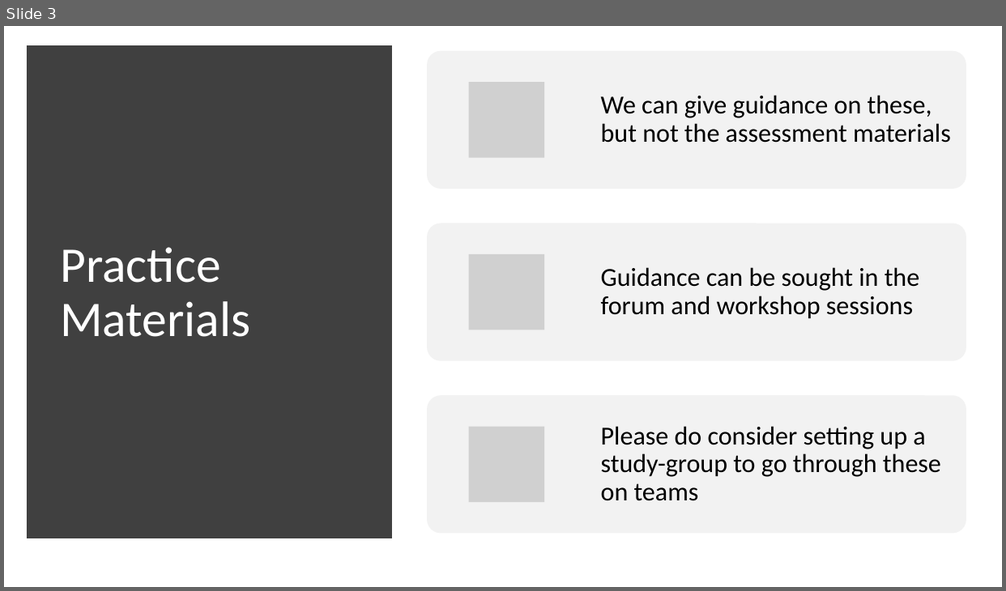
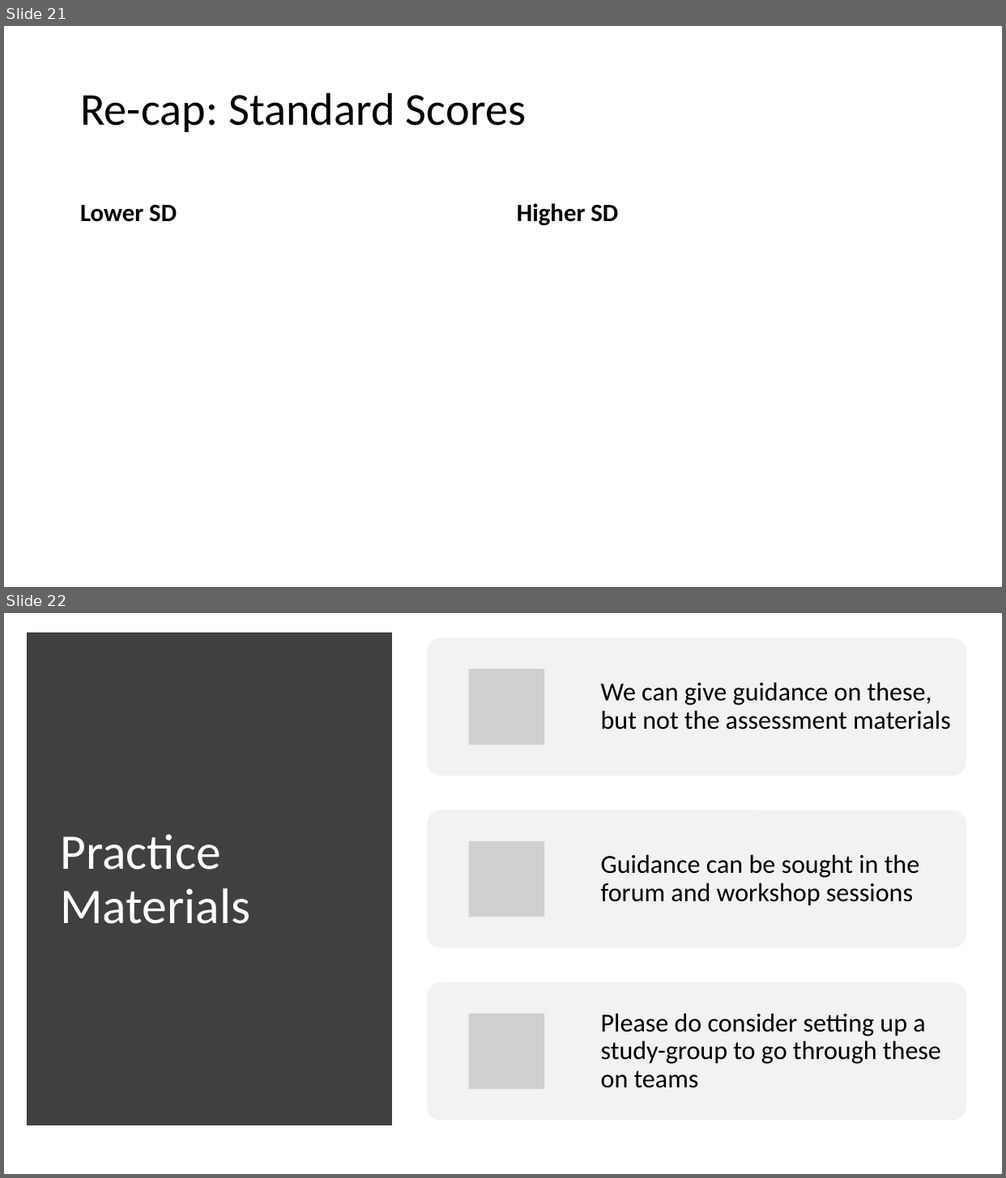
Before and after one commit to OliJimbo/Student_Materials, a slide deck: Week 6/Workshop_Materials/Week 6 Workshop.pptx. Shown one above the other, each under a label of ours: slide 3 before the commit, slides 21 and 22 after it. The pictures are 1006x591 and 1006x1178 pixels, drawn with LibreOffice and Linux fonts; fonts in the diff are those of the drawing; grey boxes stand for pictures. Boxes give left, top, right and bottom in pixels: in the first picture for what was removed or moved away, otherwise in the second. Text is boxed around its words. In the diff, an @@ line names an element or a change of style, - is before the commit and + after.

```diff
--- a/Week 6/Workshop_Materials/Week 6 Workshop.pptx
+++ b/Week 6/Workshop_Materials/Week 6 Workshop.pptx
@@ slide 21 added at box(4, 26, 1002, 587), background #FFFFFF @@
@@ title added at box(80, 92, 526, 132), 44 pt, text #000000 @@
+Re-cap: Standard Scores
@@ text added at box(80, 204, 177, 222), 24 pt, text #000000, bold @@
+Lower SD
@@ text added at box(517, 203, 618, 226), 24 pt, text #000000, bold @@
+Higher SD
@@ what was slide 3 is now slide 22 @@
```
Also in this commit, not shown: 1 slide changed, 20 other slides added, 1 other file.
